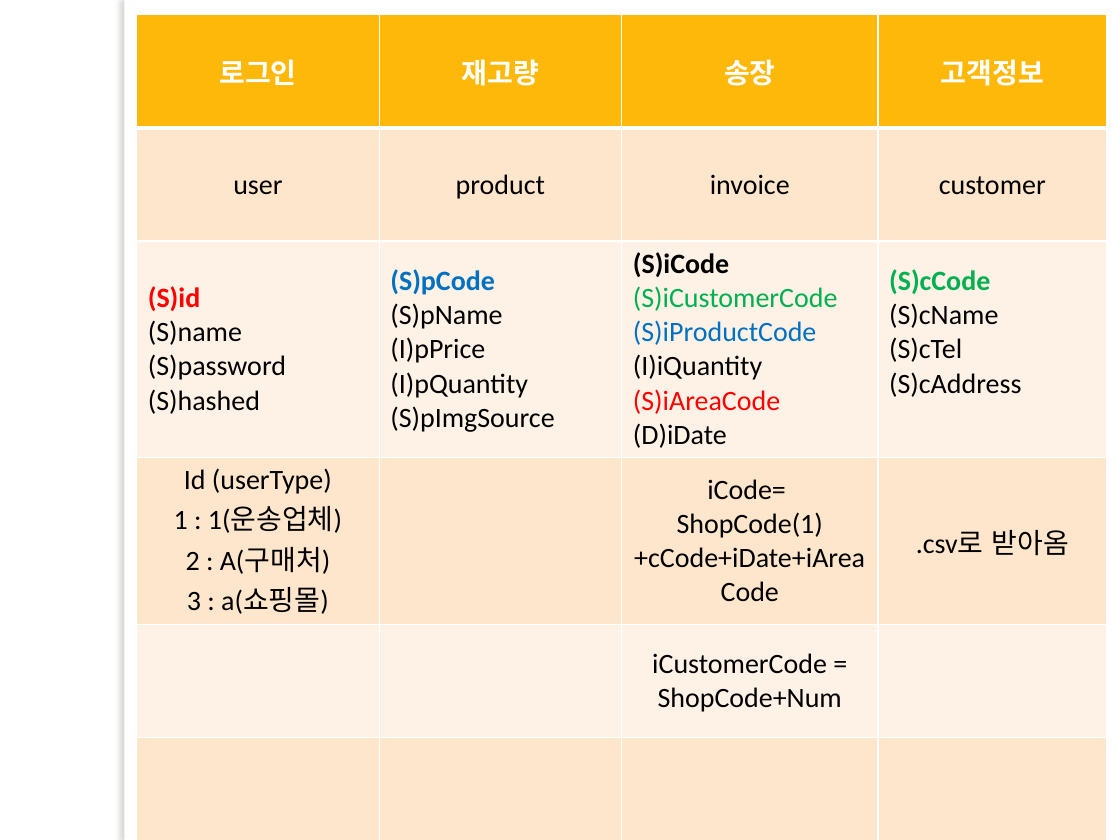
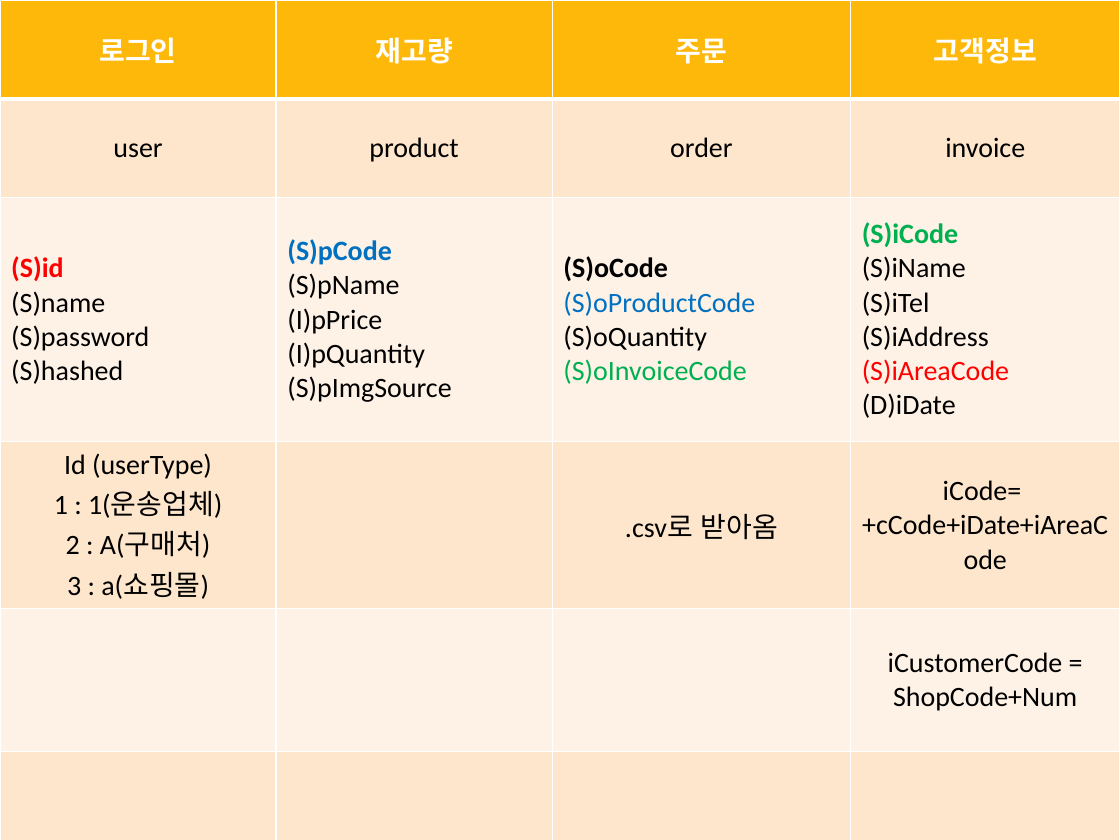
Before and after one commit to lx9203/fulfillmentBlue, a slide deck: slide 3 of 프레젠테이션1.pptx. Drawn at 1120x840 pixels with LibreOffice and Linux fonts; fonts in the diff are those of the drawing; background and template pictures are left out. Boxes give left, top, right and bottom in pixels: in the first picture for what was removed or moved away, otherwise in the second. Text is boxed around its words. In the diff, an @@ line names an element or a change of style, - is before the commit and + after.

```diff
--- a/프레젠테이션1.pptx
+++ b/프레젠테이션1.pptx
@@ table at [0,0,1120,840] @@
-row 1, column 3: 송장
+row 1, column 3: 주문
-row 2, column 3: invoice
+row 2, column 3: order
-row 2, column 4: customer
+row 2, column 4: invoice
-row 3, column 3: (S)iCode / (S)iCustomerCode / (S)iProductCode / (I)iQuantity / (S)iAreaCode / (D)iDate
+row 3, column 3: (S)oCode / (S)oProductCode / (S)oQuantity / (S)oInvoiceCode
-row 3, column 4: (S)cCode / (S)cName / (S)cTel / (S)cAddress
+row 3, column 4: (S)iCode / (S)iName / (S)iTel / (S)iAddress / (S)iAreaCode / (D)iDate
-row 4, column 3: iCode= ShopCode(1) / +cCode+iDate+iAreaCode
+row 4, column 3: .csv로 받아옴
-row 4, column 4: .csv로 받아옴
+row 4, column 4: iCode= +cCode+iDate+iAreaCode
-row 5, column 3: iCustomerCode = / ShopCode+Num
+row 5, column 3: 
-row 5, column 4: 
+row 5, column 4: iCustomerCode = / ShopCode+Num
@@ table: place and size @@
-table at [137,15,1108,827]
+table at [0,0,1120,840]
```
Also in this commit, not shown: 2 other slides changed, 2 slides added.
